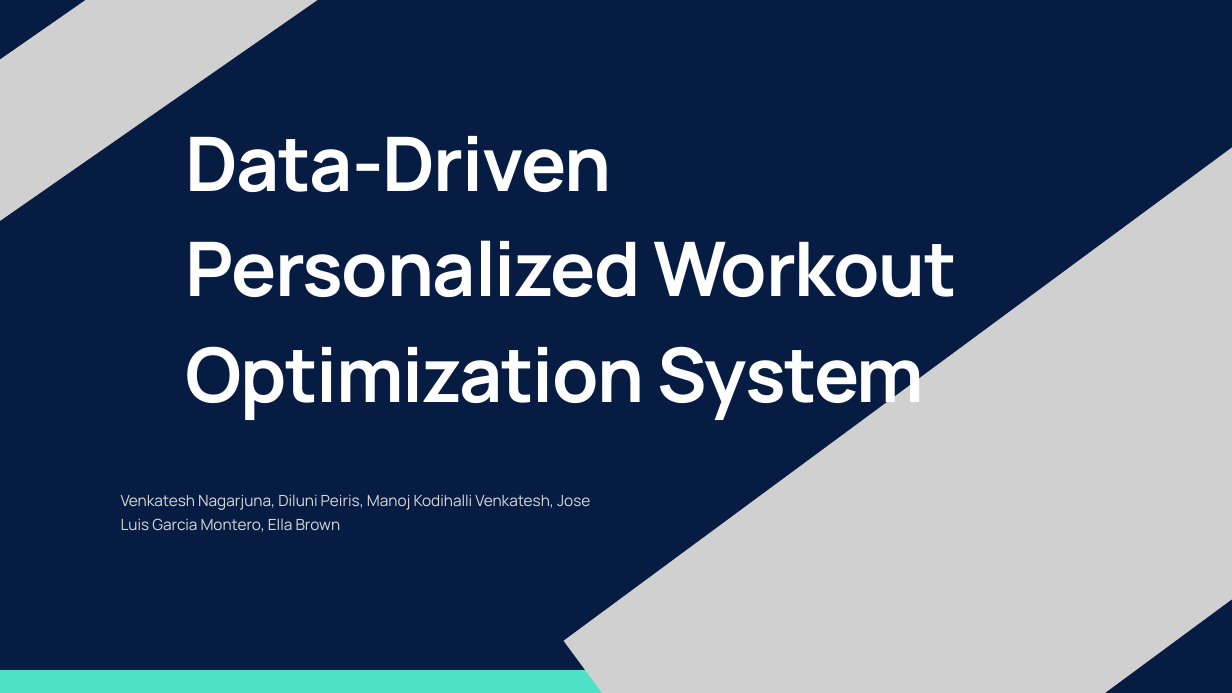
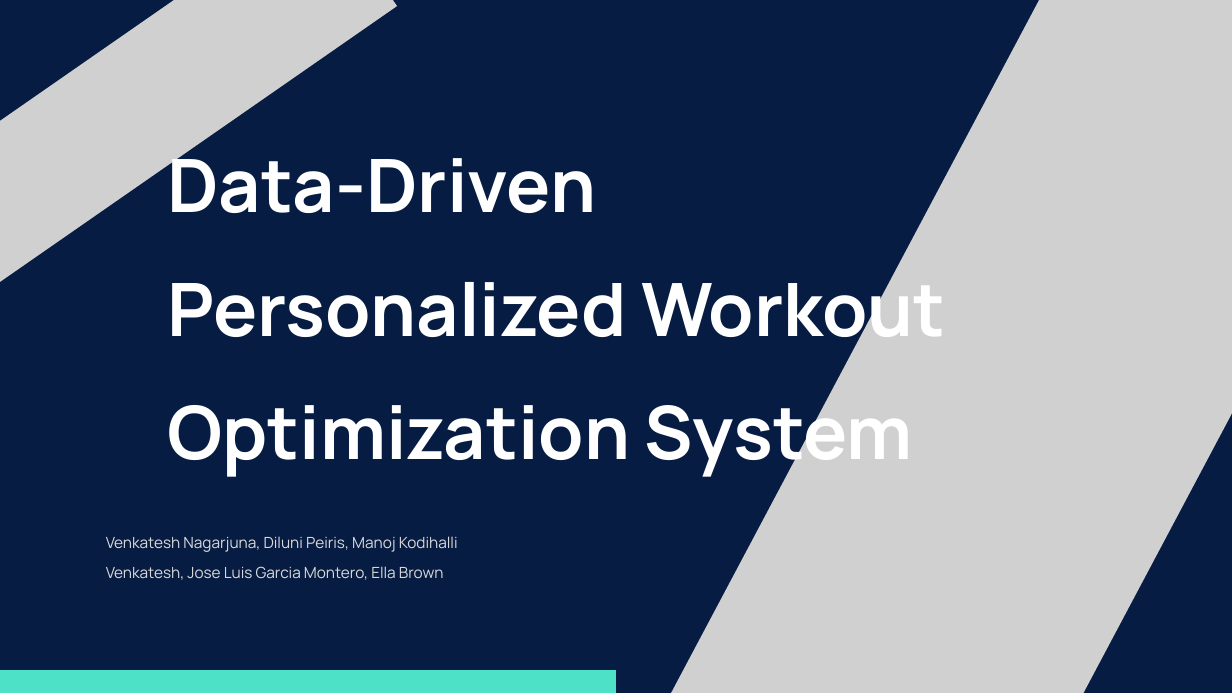
Before and after one commit to luis-gMon/team_galileo, a slide deck: slide 1 of Data-Driven Personalized Workout Optimization System.pptx. Drawn at 1232x693 pixels with LibreOffice and Linux fonts; fonts in the diff are those of the drawing; grey boxes stand for pictures. Boxes give left, top, right and bottom in pixels: in the first picture for what was removed or moved away, otherwise in the second. Text is boxed around its words. In the diff, an @@ line names an element or a change of style, - is before the commit and + after.

```diff
--- a/Data-Driven Personalized Workout Optimization System.pptx
+++ b/Data-Driven Personalized Workout Optimization System.pptx
@@ picture: place and size @@
-picture at (0, 0, 342, 264)
+picture at (0, 0, 397, 287)
@@ picture at (648, 0, 1232, 693): rotation 323 to 118 degrees; outline redrawn @@
@@ text "Data-Driven Personalized Workout Optimization System": place and size @@
-text "Data-Driven Personalized Workout Optimization System" at (185, 136, 957, 422)
+text "Data-Driven Personalized Workout Optimization System" at (167, 144, 945, 480)
@@ text "Data-Driven Personalized Workout Optimization System" at (167, 144, 945, 480): size 88 to 86 pt, letter spacing -1.5 to 0 pt; line spacing 123.2pt to 1.4 @@
@@ text "Venkatesh Nagarjuna, Diluni Peiris, Manoj ...": place and size @@
-text "Venkatesh Nagarjuna, Diluni Peiris, Manoj ..." at (121, 494, 590, 532)
+text "Venkatesh Nagarjuna, Diluni Peiris, Manoj ..." at (106, 536, 458, 580)
@@ text "Venkatesh Nagarjuna, Diluni Peiris, Manoj ..." at (106, 536, 458, 580): line spacing 28.8pt to 1.6 @@
```
Also in this commit, not shown: 4 other slides changed, 26 slides added, 12 slides removed.
